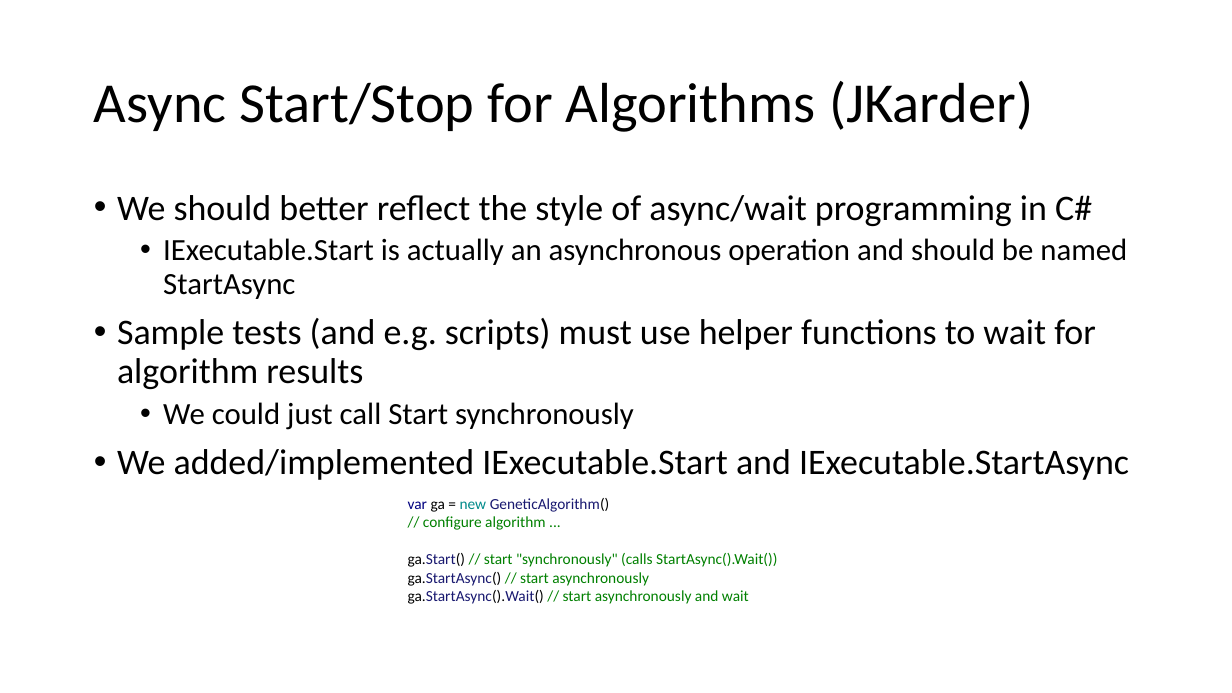
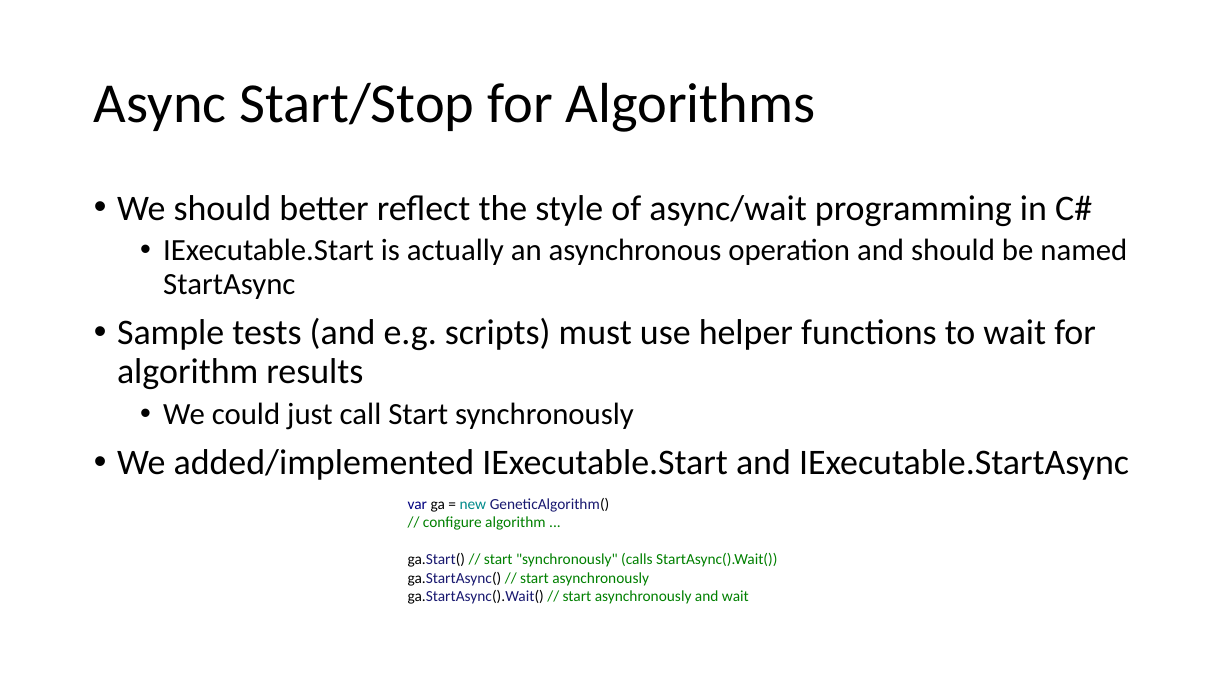
Before and after one commit to heal-research/HeuristicLab, a slide deck: slide 10 of documentation/HeuristicLab 4.0.pptx. Drawn at 1232x693 pixels with LibreOffice and Linux fonts; fonts in the diff are those of the drawing. Boxes give left, top, right and bottom in pixels: in the first picture for what was removed or moved away, otherwise in the second. Text is boxed around its words. In the diff, an @@ line names an element or a change of style, - is before the commit and + after.

```diff
--- a/documentation/HeuristicLab 4.0.pptx
+++ b/documentation/HeuristicLab 4.0.pptx
@@ title at (94, 82, 816, 132): text changed @@
-Async Start/Stop for Algorithms (JKarder)
+Async Start/Stop for Algorithms
```
Also in this commit, not shown: 2 other slides changed.
